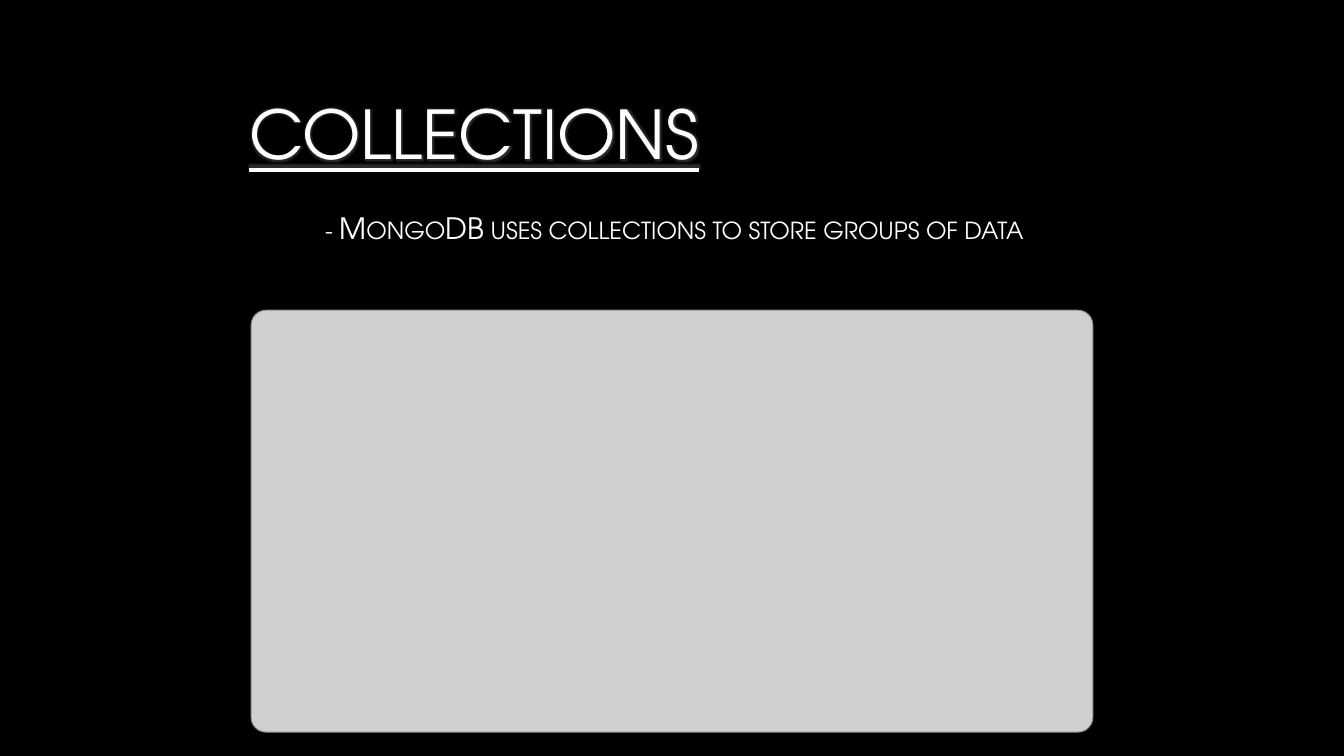
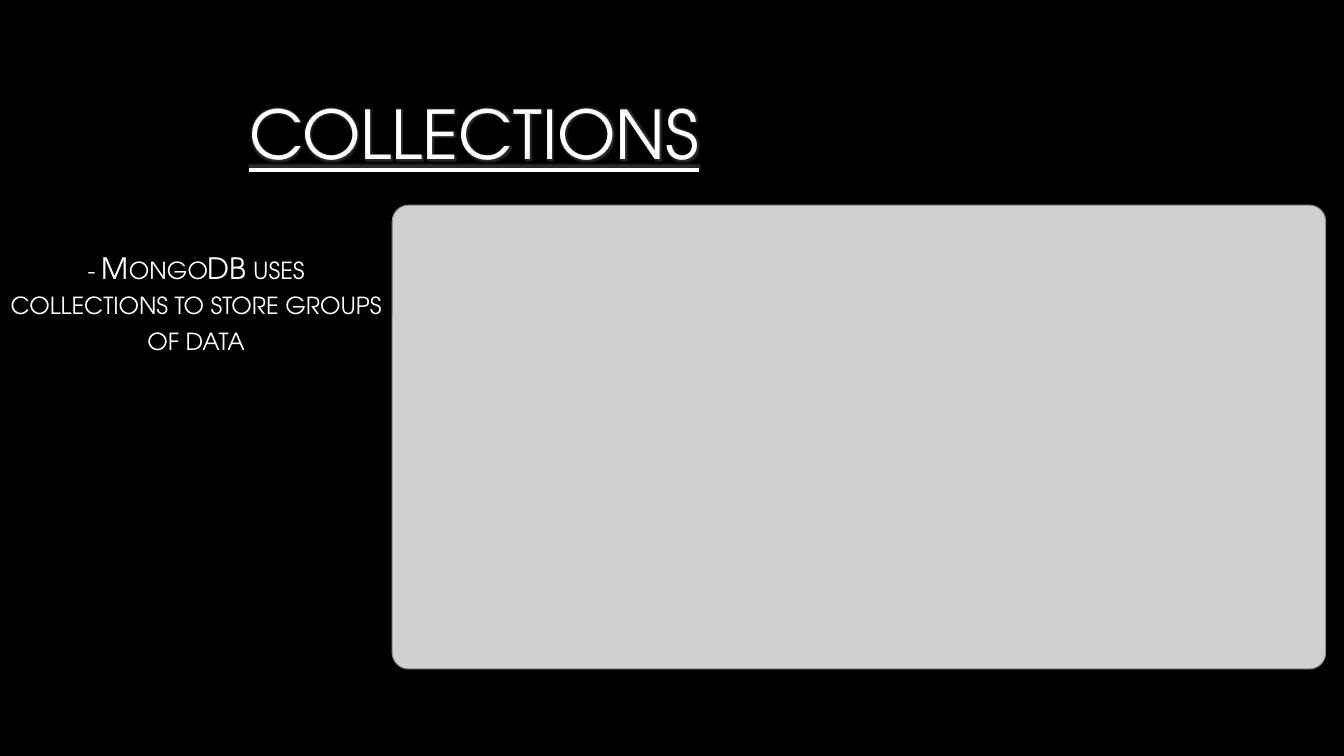
Before and after one commit to fnaticTrucMinh/UIT_AEP_BigDataRESEARCH, a slide deck: slide 8 of MongoDB/MongoDB.pptx (slide 5 before the commit). Drawn at 1344x756 pixels with LibreOffice and Linux fonts; fonts in the diff are those of the drawing; grey boxes stand for pictures; background and template pictures are left out. Boxes give left, top, right and bottom in pixels: in the first picture for what was removed or moved away, otherwise in the second. Text is boxed around its words. In the diff, an @@ line names an element or a change of style, - is before the commit and + after.

```diff
--- a/MongoDB/MongoDB.pptx
+++ b/MongoDB/MongoDB.pptx
@@ picture: place and size @@
-picture at [251,311,1093,733]
+picture at [392,206,1326,669]
@@ text "- MongoDB uses collections to ..." rewrapped from [491,221,1023,240] to [11,261,381,351] @@
```
Also in this commit, not shown: 6 other slides changed, 8 slides added, 1 slide removed.
